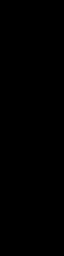
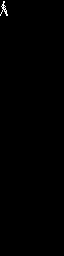
Revision of a layered 64×256 image; what changed, layer by layer:
painted on "Background" over [left=0, top=1, right=8, bottom=16]
